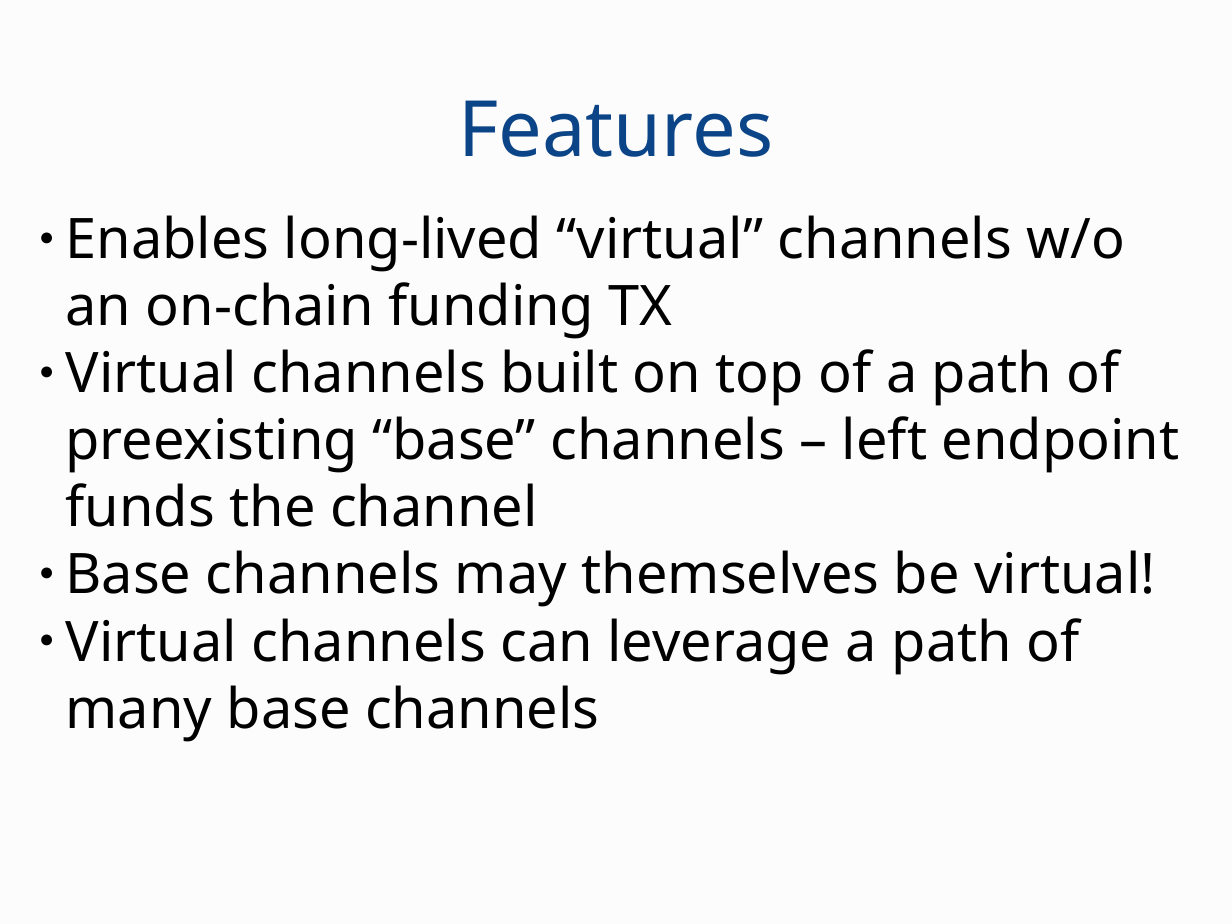
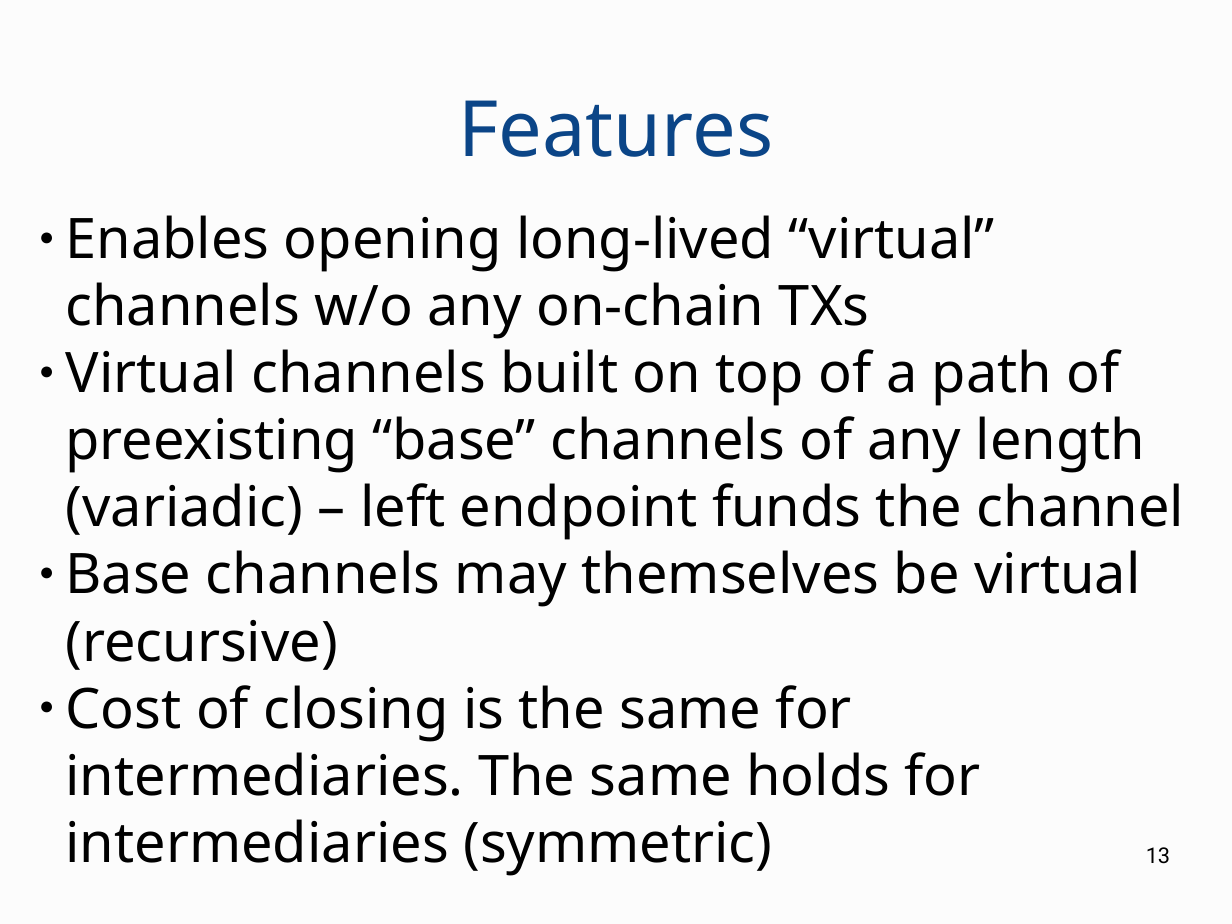
Before and after one commit to OrfeasLitos/virtual-payment-channels, a slide deck: slide 13 of slides/presentation.odp (slide 4 before the commit). Drawn at 1232x924 pixels with LibreOffice and Linux fonts; fonts in the diff are those of the drawing. Boxes give left, top, right and bottom in pixels: in the first picture for what was removed or moved away, otherwise in the second. Text is boxed around its words. In the diff, an @@ line names an element or a change of style, - is before the commit and + after.

```diff
--- a/slides/presentation.odp
+++ b/slides/presentation.odp
@@ subtitle at [66,215,1185,876]: text changed @@
-● Enables long-lived “virtual” channels w/o an on-chain funding TX
-● Virtual channels built on top of a path of preexisting “base” channels – left endpoint funds the channel
-● Base channels may themselves be virtual!
-● Virtual channels can leverage a path of many base channels
+● Enables opening long-lived “virtual” channels w/o any on-chain TXs
+● Virtual channels built on top of a path of preexisting “base” channels of any length (variadic) – left endpoint funds the channel
+● Base channels may themselves be virtual (recursive)
+● Cost of closing is the same for intermediaries. The same holds for intermediaries (symmetric)
@@ page number added at [1146,847,1170,864], 14 pt, text #000000 @@
+13
```
Also in this commit, not shown: 22 other slides changed, 9 slides added.
